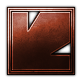
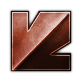
Comparing the layer stacks of the two 81 × 81 images. Changes:
added layer "Layer 3" in group "PARTISANS" over [5, 5, 77, 77]
painted on "Layer 1", masked it over [7, 7, 75, 75]